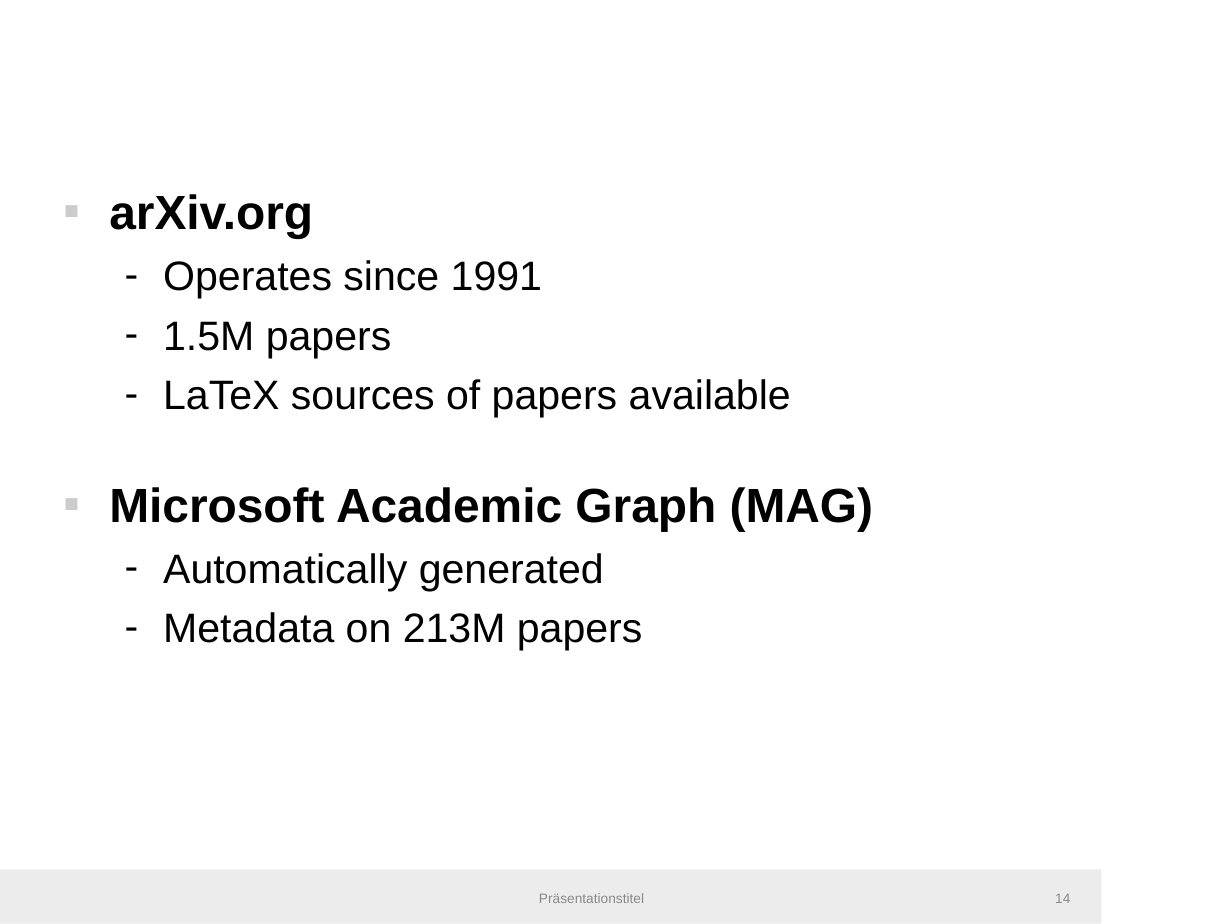
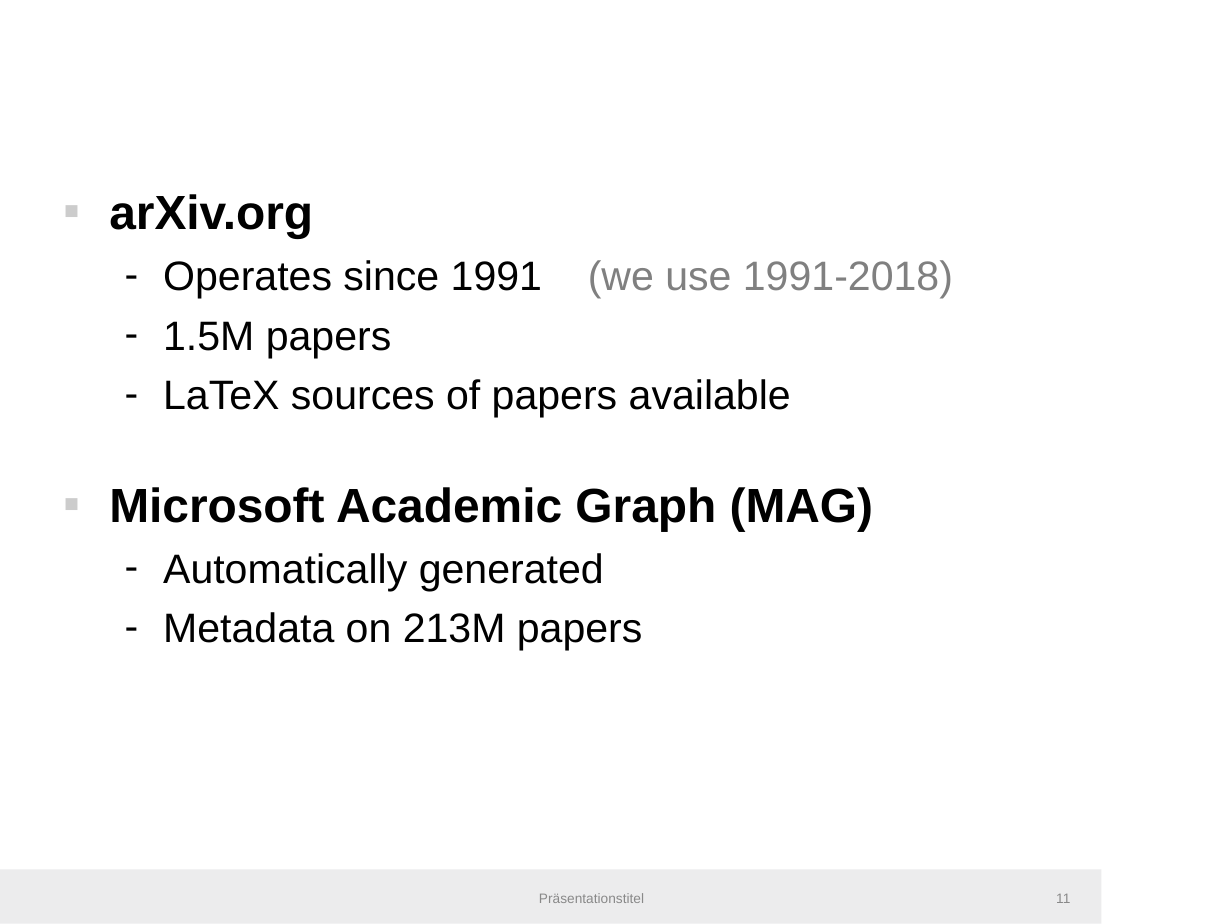
Before and after one commit to IllDepence/master_thesis, a slide deck: slide 11 of misc/bir_presentation/bir2019.odp (slide 14 before the commit). Drawn at 1232x924 pixels with LibreOffice and Linux fonts; fonts in the diff are those of the drawing; background and template pictures are left out. Boxes give left, top, right and bottom in pixels: in the first picture for what was removed or moved away, otherwise in the second. Text is boxed around its words. In the diff, an @@ line names an element or a change of style, - is before the commit and + after.

```diff
--- a/misc/bir_presentation/bir2019.odp
+++ b/misc/bir_presentation/bir2019.odp
@@ text at bbox=[163, 260, 953, 298]: text changed @@
-  – Operates since 1991
+  – Operates since 1991 (we use 1991-2018)
@@ page number at bbox=[1056, 894, 1070, 903]: text changed @@
-14
+11
```
Also in this commit, not shown: 5 other slides changed, 3 slides removed, 1 other file.
